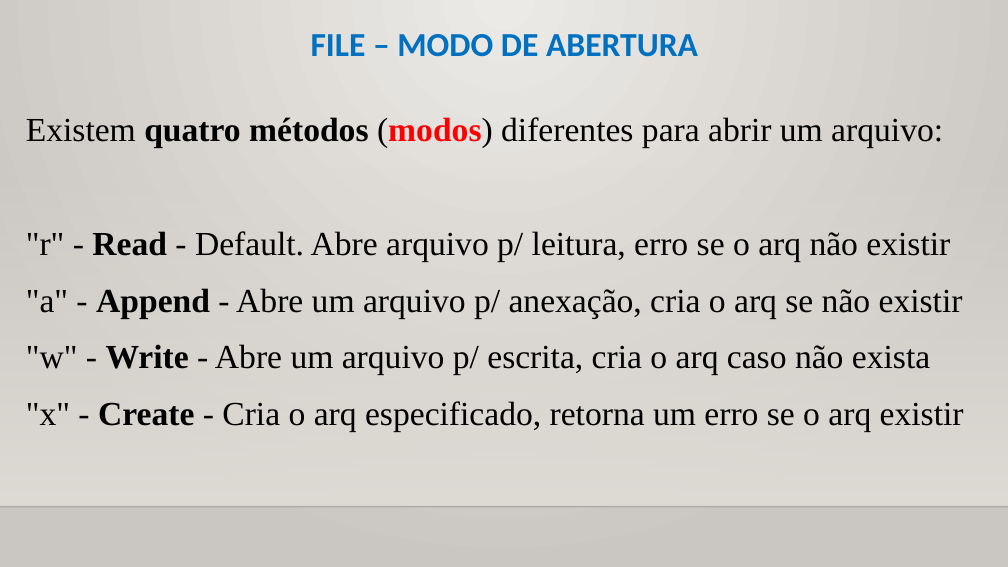
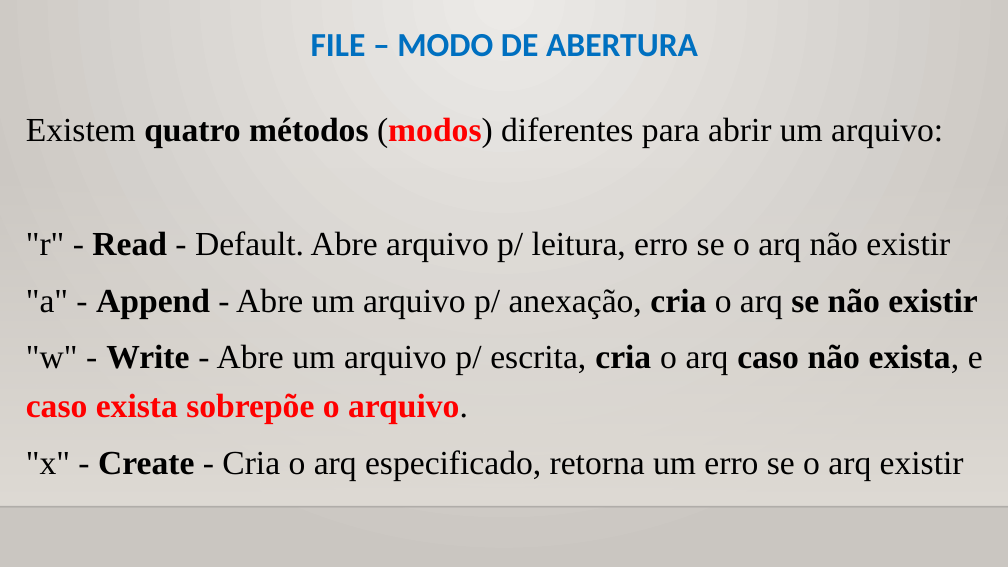
Before and after one commit to CloudEducationBrazil/WydenPythonParadigmas, a slide deck: slide 15 of 01 Classes/Aula 10 Programação Python - Arquivos e JSON.pptx. Drawn at 1008x567 pixels with LibreOffice and Linux fonts; fonts in the diff are those of the drawing; background and template pictures are left out. Boxes give left, top, right and bottom in pixels: in the first picture for what was removed or moved away, otherwise in the second. Text is boxed around its words. In the diff, an @@ line names an element or a change of style, - is before the commit and + after.

```diff
--- a/01 Classes/Aula 10 Programação Python - Arquivos e JSON.pptx
+++ b/01 Classes/Aula 10 Programação Python - Arquivos e JSON.pptx
@@ text at [26,288,977,318]: bold on in "cria se não existir" @@
@@ text at [26,344,983,423]: text changed; bold on @@
-"w" - Write - Abre um arquivo p/ escrita, cria o arq caso não exista
+"w" - Write - Abre um arquivo p/ escrita, cria o arq caso não exista, e caso exista sobrepõe o arquivo.
```
Also in this commit, not shown: 1 other slide changed, 1 other file.
